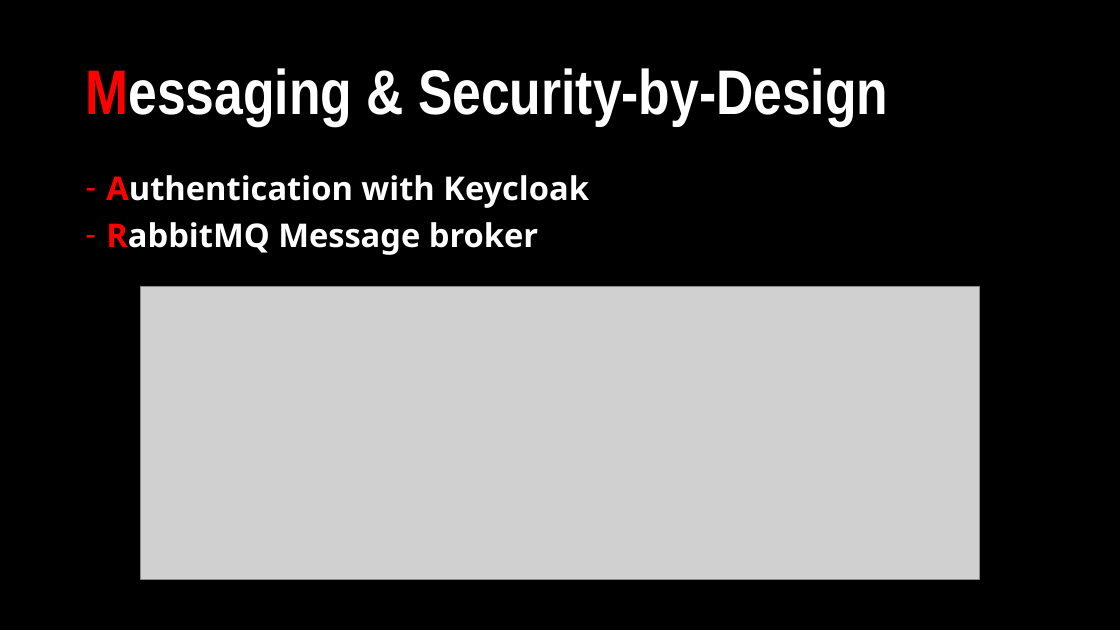
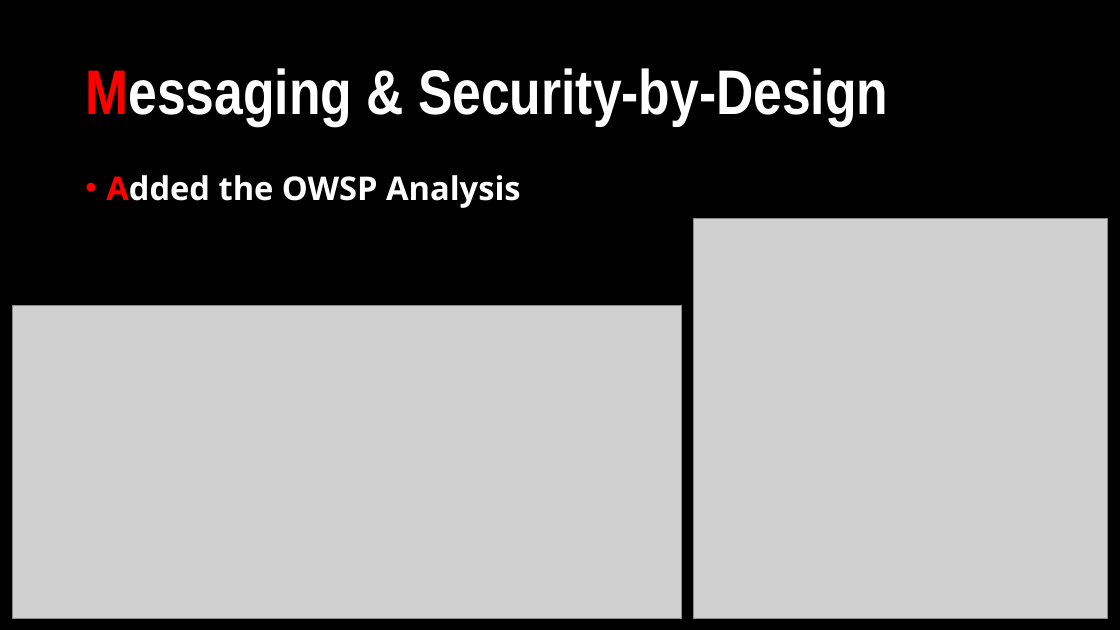
Before and after one commit to Netflix-Clone-MicFlix/Documentation, a slide deck: slide 7 of Sprint presentations/Individual_Project-Sprint3.pptx. Drawn at 1120x630 pixels with LibreOffice and Linux fonts; fonts in the diff are those of the drawing; grey boxes stand for pictures. Boxes give left, top, right and bottom in pixels: in the first picture for what was removed or moved away, otherwise in the second. Text is boxed around its words. In the diff, an @@ line names an element or a change of style, - is before the commit and + after.

```diff
--- a/Sprint presentations/Individual_Project-Sprint3.pptx
+++ b/Sprint presentations/Individual_Project-Sprint3.pptx
@@ text at (x1=106, y1=175, x2=521, y2=208): text changed @@
-– Authentication with Keycloak
-– RabbitMQ Message broker
+• Added the OWSP Analysis
@@ picture added at (x1=694, y1=219, x2=1108, y2=619) @@
@@ picture removed at (x1=141, y1=287, x2=980, y2=580) @@
@@ picture added at (x1=13, y1=306, x2=682, y2=619) @@
```
Also in this commit, not shown: 5 other slides changed.
